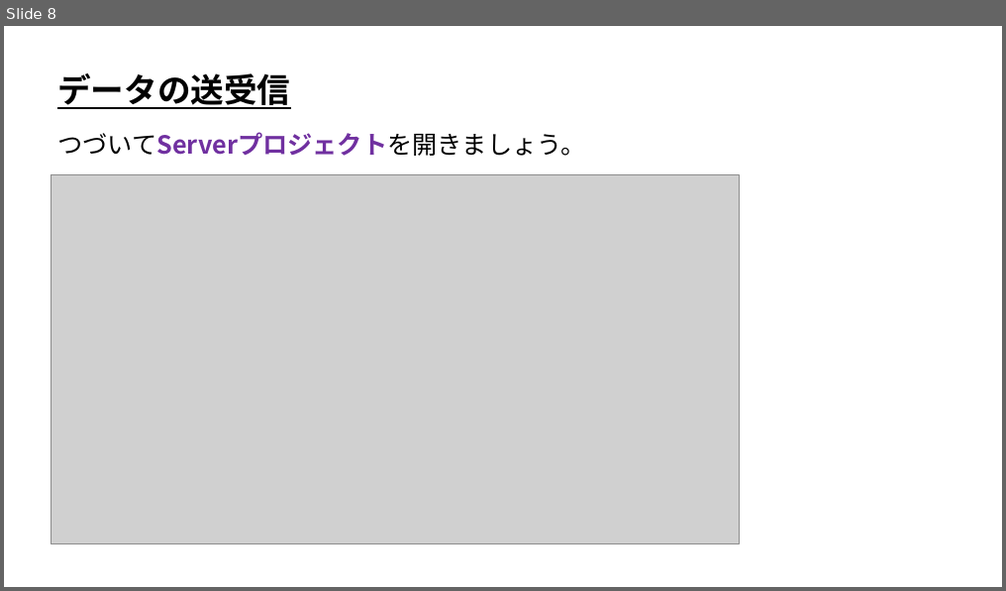
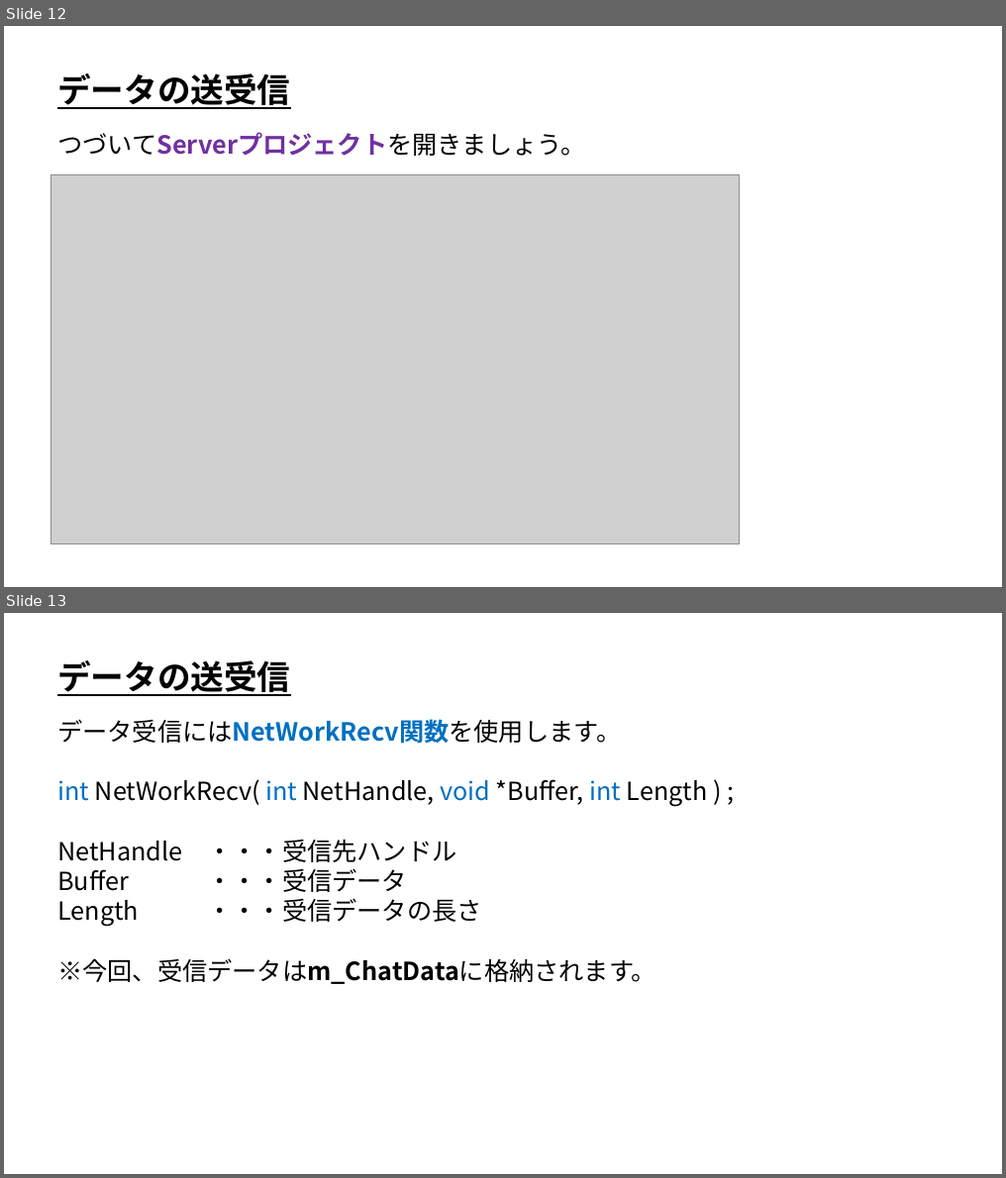
Before and after one commit to ArakiYusuke-Ohara/Textbook, a slide deck: ゲーム科3年/00_前期/オンラインゲームプログラミングⅠ/02_データの送受信.pptx. Shown one above the other, each under a label of ours: slide 8 before the commit, slides 12 and 13 after it. The pictures are 1006x591 and 1006x1178 pixels, drawn with LibreOffice and Linux fonts; fonts in the diff are those of the drawing; grey boxes stand for pictures. Boxes give left, top, right and bottom in pixels: in the first picture for what was removed or moved away, otherwise in the second. Text is boxed around its words. In the diff, an @@ line names an element or a change of style, - is before the commit and + after.

```diff
--- a/ゲーム科3年/00_前期/オンラインゲームプログラミングⅠ/02_データの送受信.pptx
+++ b/ゲーム科3年/00_前期/オンラインゲームプログラミングⅠ/02_データの送受信.pptx
@@ slide 13 added at (x1=4, y1=613, x2=1002, y2=1174), background #FFFFFF @@
@@ text added at (x1=57, y1=661, x2=290, y2=696), 32 pt, text #000000, bold, underline @@
+データの送受信
@@ text added at (x1=57, y1=719, x2=708, y2=984), 24 pt, text #000000 @@
+データ受信にはNetWorkRecv関数を使用します。
+int NetWorkRecv( int NetHandle, void *Buffer, int Length ) ;
+NetHandle ・・・受信先ハンドル
+Buffer ・・・受信データ
+Length ・・・受信データの長さ
+※今回、受信データはm_ChatDataに格納されます。
@@ what was slide 8 is now slide 12 @@
```
Also in this commit, not shown: 4 other slides added, 3 other files.
